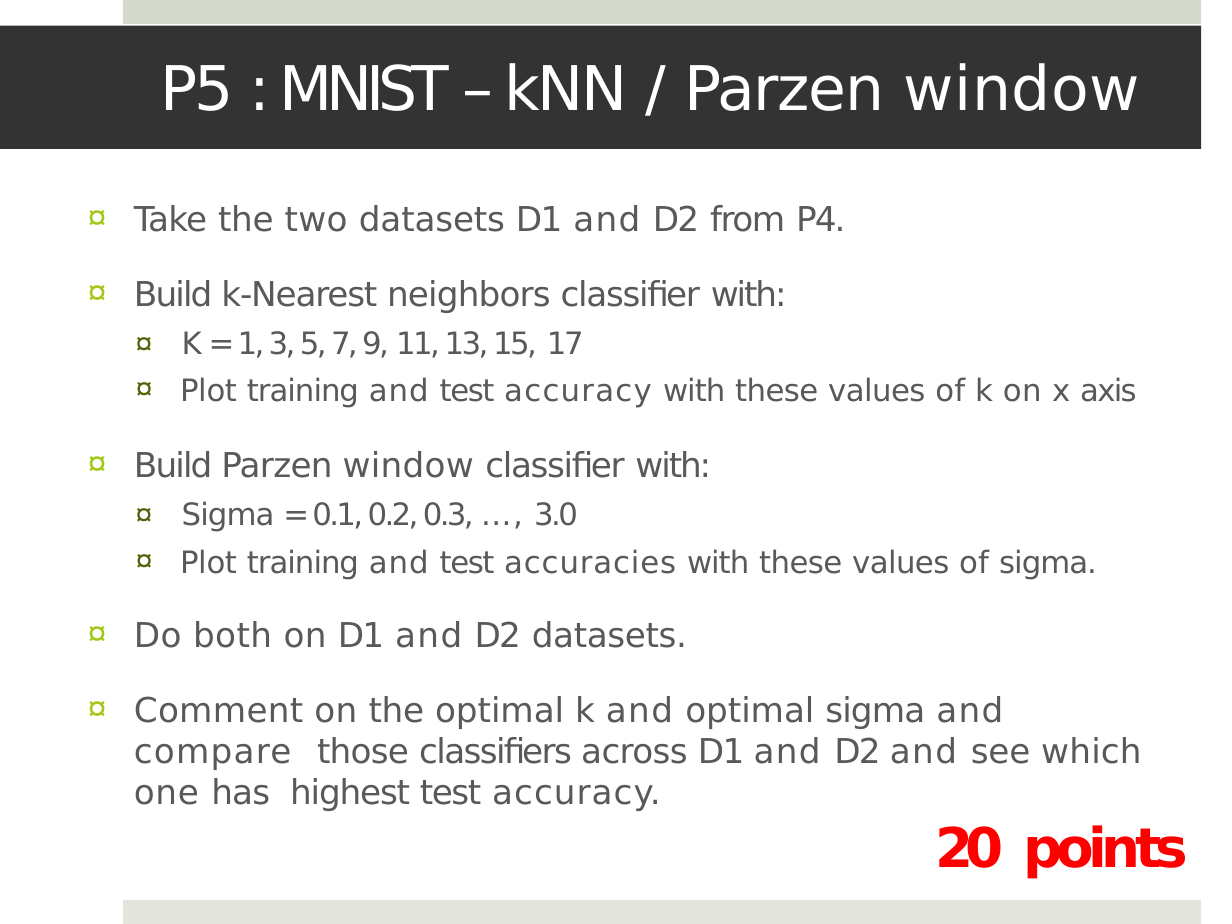
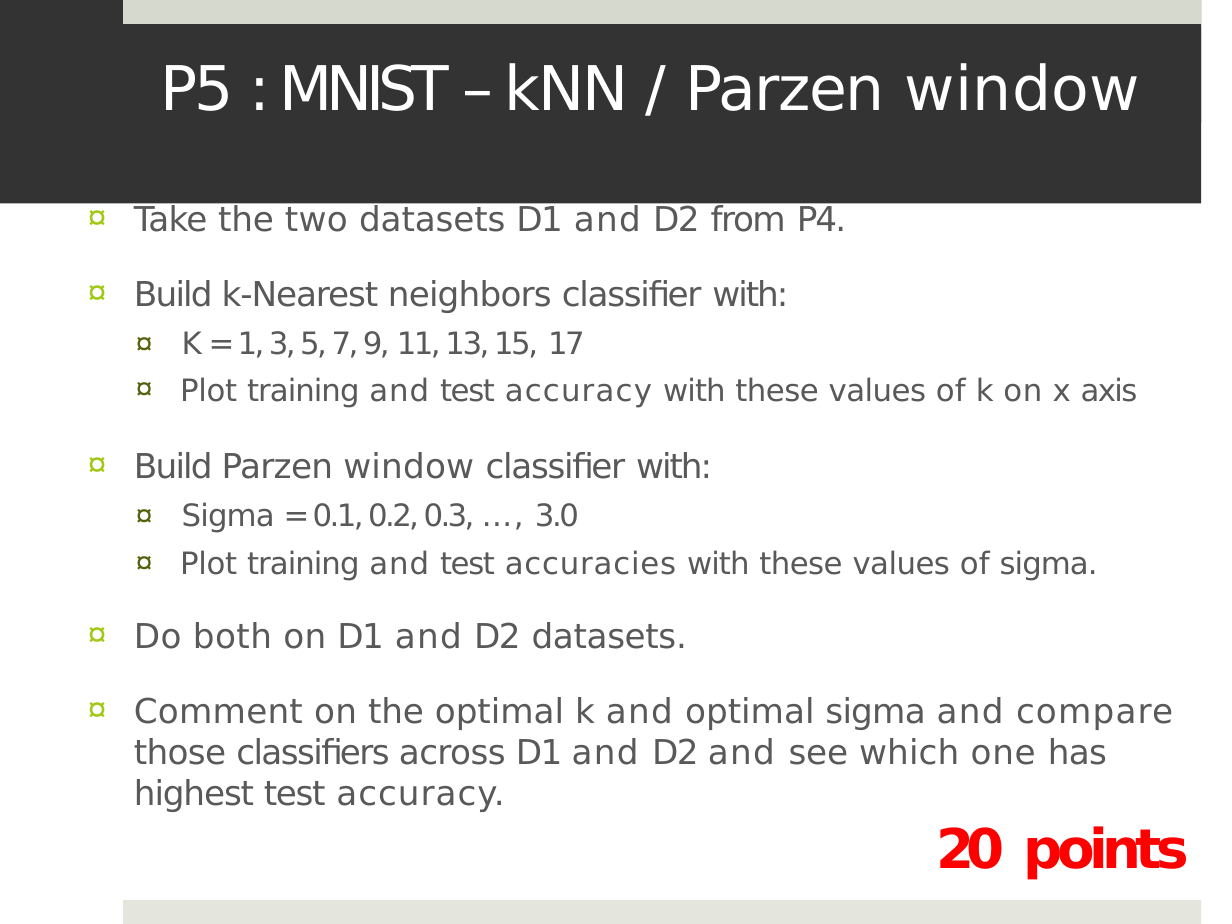
Before and after one commit to JishnuNair/dmg2, a slide deck: slide 8 of Home Work Assignments 1.pptx. Drawn at 1232x924 pixels with LibreOffice and Linux fonts; fonts in the diff are those of the drawing. Boxes give left, top, right and bottom in pixels: in the first picture for what was removed or moved away, otherwise in the second. Text is boxed around its words. In the diff, an @@ line names an element or a change of style, - is before the commit and + after.

```diff
--- a/Home Work Assignments 1.pptx
+++ b/Home Work Assignments 1.pptx
@@ rectangle "P5 : MNIST – kNN ...": place and size @@
-rectangle "P5 : MNIST – kNN ..." at (0,26,1201,149)
+rectangle "P5 : MNIST – kNN ..." at (0,26,1201,203)
@@ rectangle "P5 : MNIST – kNN ..." at (0,26,1201,203): letter spacing -1.9 to -1.8 pt in "P5"; letter spacing -0.7 to -0.6 pt in "/"; title to rectangle @@
@@ freeform shape added at (0,0,1201,123), fill #333333 @@
@@ text at (134,205,1173,812): letter spacing -0.6 to -0.5 pt in "Take", "Sigma"; letter spacing -1.1 to -1 pt in "D1 D2", "D1 D2", "D1 D2"; letter spacing -1.9 to -1.8 pt in "K"; letter spacing -3.9 to -3.8 pt in "=", "="; letter spacing -1.6 to -1.5 pt in "1, 3, 5, 7, 9,", "0.1, 0.2, 0.3,"; letter spacing 0.8 to 0.7 pt in "accuracy"; letter spacing -0.5 to -0.4 pt in "Parzen", "those"; letter spacing -0.1 to 0 pt in "optimal optimal"; indent changed @@
```
Also in this commit, not shown: 8 other slides changed, 3 other files.
